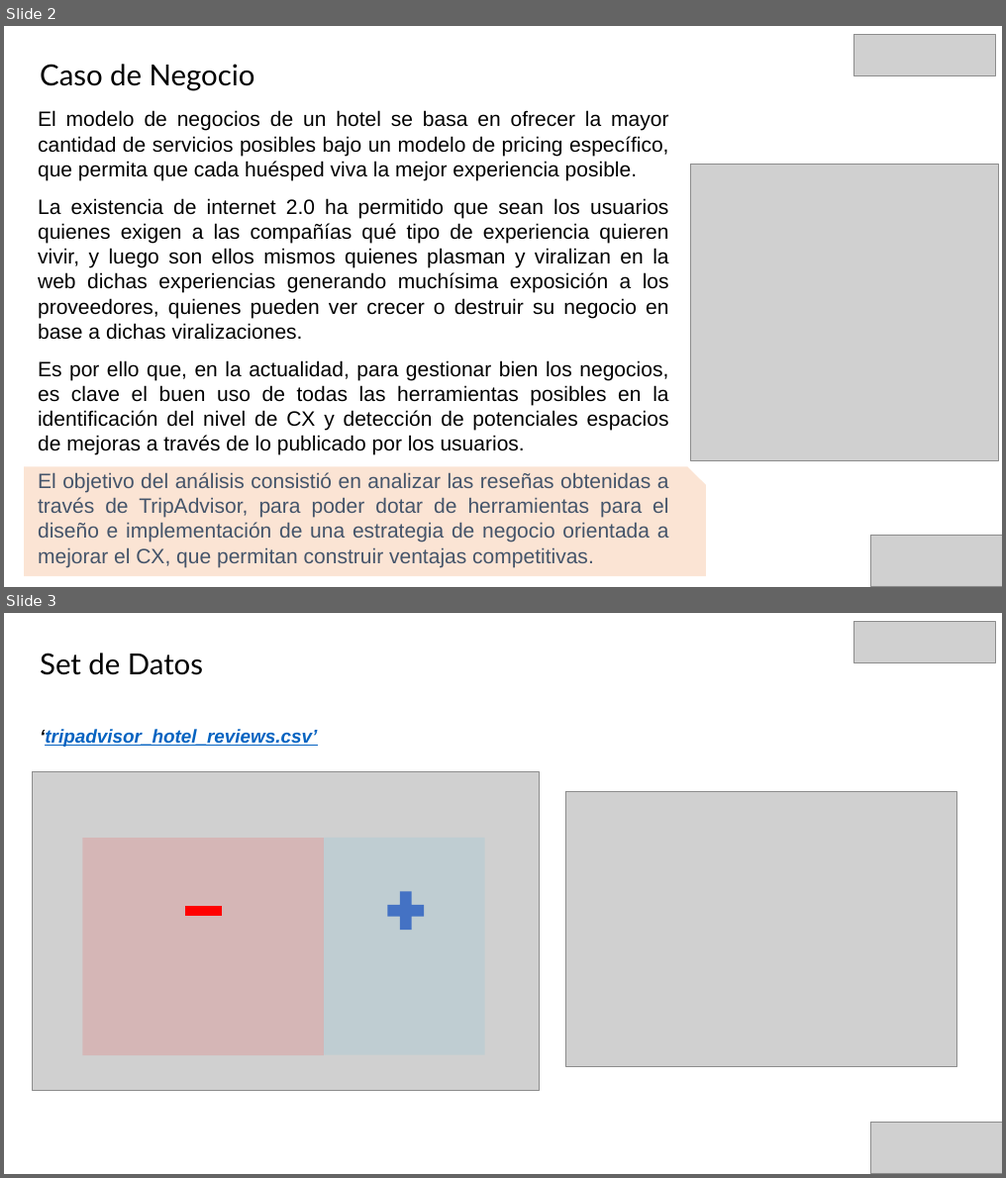
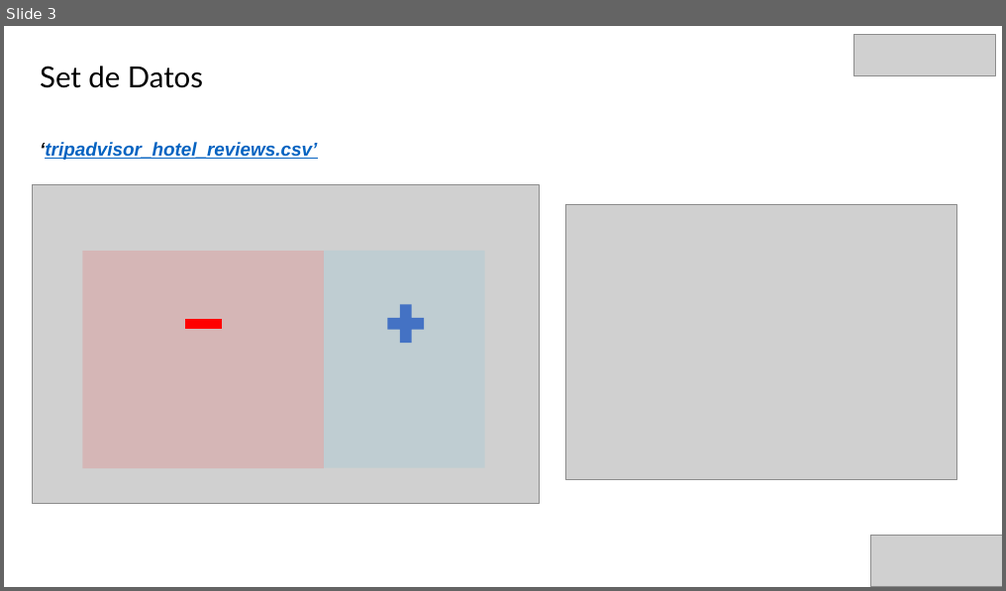
Before and after one commit to john30sg/TripAdvisorTopicModeling, a slide deck: TM_TP0G1_Zanelli_Spena_Sandoval_Biga.pptx. Shown one above the other, each under a label of ours: slides 2 and 3 before the commit, slide 3 after it. The pictures are 1006x1178 and 1006x591 pixels, drawn with LibreOffice and Linux fonts; fonts in the diff are those of the drawing; grey boxes stand for pictures. Boxes give left, top, right and bottom in pixels: in the first picture for what was removed or moved away, otherwise in the second. Text is boxed around its words. In the diff, an @@ line names an element or a change of style, - is before the commit and + after.

```diff
--- a/TM_TP0G1_Zanelli_Spena_Sandoval_Biga.pptx
+++ b/TM_TP0G1_Zanelli_Spena_Sandoval_Biga.pptx
@@ slide 2 removed at <box>4,26,1002,587</box>, background #FFFFFF @@
@@ picture removed at <box>854,34,995,76</box> @@
@@ text removed at <box>40,64,255,90</box> @@
-Caso de Negocio
@@ text removed at <box>38,110,669,564</box> @@
-El modelo de negocios de un hotel se basa en ofrecer la mayor cantidad de servicios posibles bajo un modelo de pricing específico, que permita que cada huésped viva la mejor experiencia posible.
-La existencia de internet 2.0 ha permitido que sean los usuarios quienes exigen a las compañías qué tipo de experiencia quieren vivir, y luego son ellos mismos quienes plasman y viralizan en la web dichas experiencias generando muchísima exposición a los proveedores, quienes pueden ver crecer o destruir su negocio en base a dichas viralizaciones.
-Es por ello que, en la actualidad, para gestionar bien los negocios, es clave el buen uso de todas las herramientas posibles en la identificación del nivel de CX y detección de potenciales espacios de mejoras a través de lo publicado por los usuarios.
-El objetivo del análisis consistió en analizar las reseñas obtenidas a través de TripAdvisor, para poder dotar de herramientas para el diseño e implementación de una estrategia de negocio orientada a mejorar el CX, que permitan construir ventajas competitivas.
@@ picture removed at <box>690,165,999,461</box> @@
@@ snip rect removed at <box>24,467,706,576</box> @@
@@ picture removed at <box>871,535,1002,587</box> @@
```
Also in this commit, not shown: 1 slide changed, 9 slides added, 10 other slides removed, 2 other files.
